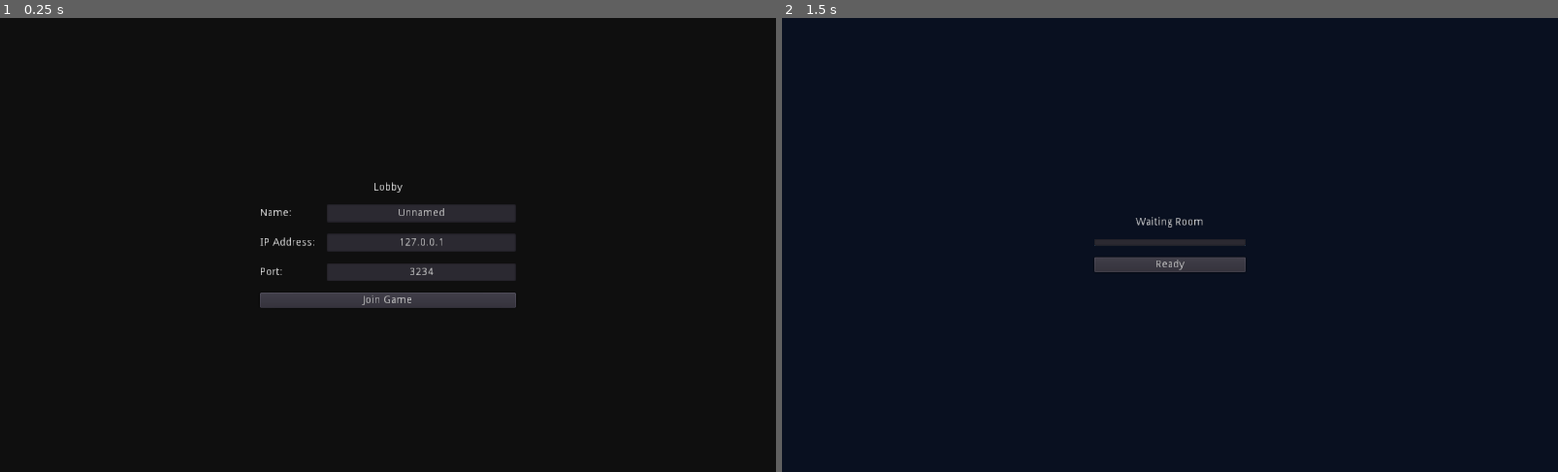
Above: before the commit, frames 1-2 (left to right).
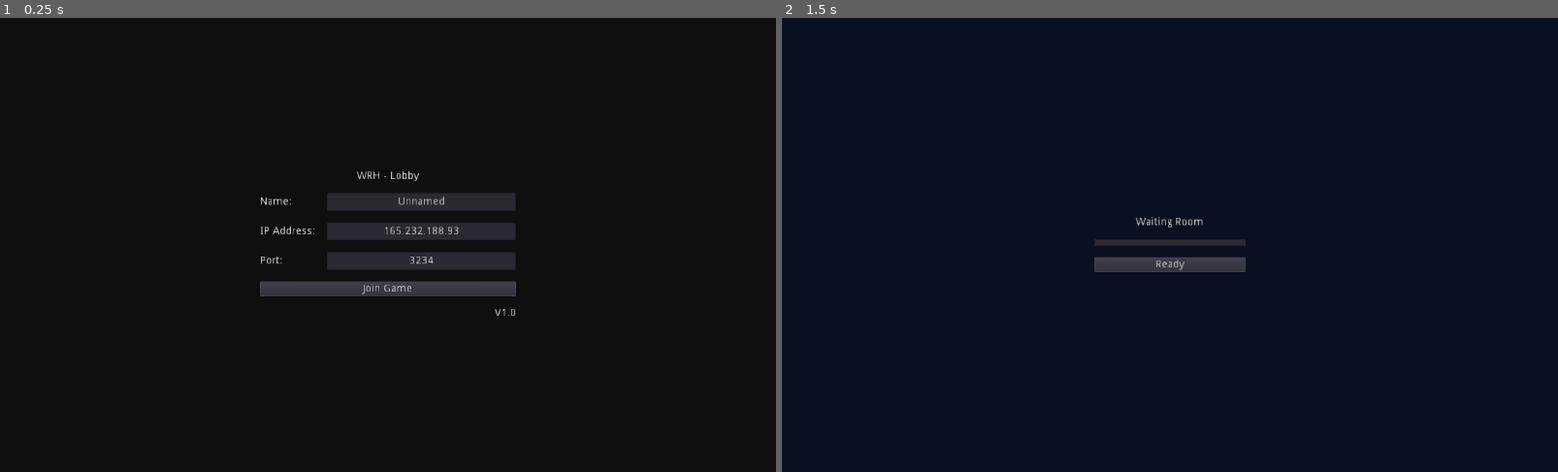
Above: after the commit, the same moments.

Repository: vincentdavis/The-Game
Game: Godot game, scene res://lobby/lobby.tscn
Two runs of this game, one before a commit and one after it. Both use one fixed random seed, a clock stepped at 60 frames per second and the inputs below.
Inputs (mouse positions are in pixels of both pictures, inside the frame that each line leads up to):
- Up to frame 1 (0.25 s): no input
- Up to frame 2 (1.5 s): tap Enter at 0.5 s; move the mouse to (1340, 222) at 0.52 s; hold D (move_right) 0.53-1.25 s; click "Join Game" at 1.25 s

The runs differ from the first frame. In frame 1, 5.5% of the frame differs, in the area x 33-67%, y 33-66%; in frame 2, nothing differs.

Commit message:
Docker file changes

Diff:
--- a/The-Game-Client/lobby/lobby.tscn
+++ b/The-Game-Client/lobby/lobby.tscn
@@ -16,21 +16,18 @@
 [node name="CenterContainer" type="CenterContainer" parent="."]
 anchor_right = 1.0
 anchor_bottom = 1.0
-__meta__ = {
-"_edit_use_anchors_": false
-}
 
 [node name="VBoxContainer" type="VBoxContainer" parent="CenterContainer"]
 margin_left = 343.0
-margin_top = 217.0
+margin_top = 202.0
 margin_right = 681.0
-margin_bottom = 383.0
+margin_bottom = 397.0
 custom_constants/separation = 15
 
 [node name="Label" type="Label" parent="CenterContainer/VBoxContainer"]
 margin_right = 338.0
 margin_bottom = 14.0
-text = "Lobby"
+text = "WRH - Lobby"
 align = 1
 valign = 1
 
@@ -92,6 +89,13 @@
 margin_bottom = 166.0
 text = "Join Game"
 
+[node name="Label2" type="Label" parent="CenterContainer/VBoxContainer"]
+margin_top = 181.0
+margin_right = 338.0
+margin_bottom = 195.0
+text = "V1.0"
+align = 2
+
 [node name="WaitingRoom" parent="." instance=ExtResource( 2 )]
 
 [node name="VBoxContainer" parent="WaitingRoom/CenterContainer" index="0"]
--- a/The-Game-Client/project.godot
+++ b/The-Game-Client/project.godot
@@ -14,7 +14,7 @@
 
 [application]
 
-config/name="Multiplayer TopDown Game Client"
+config/name="WRH - The Game - Client"
 run/main_scene="res://lobby/lobby.tscn"
 config/icon="res://icon.png"
 
--- a/The-Game-Client/server/server.gd
+++ b/The-Game-Client/server/server.gd
@@ -1,6 +1,6 @@
 extends Node
 
-const DEFAULT_IP = "127.0.0.1"
+const DEFAULT_IP = "165.232.188.93"
 const DEFAULT_PORT = 3234
 
 var network = NetworkedMultiplayerENet.new()
Not shown, changed: README.md
